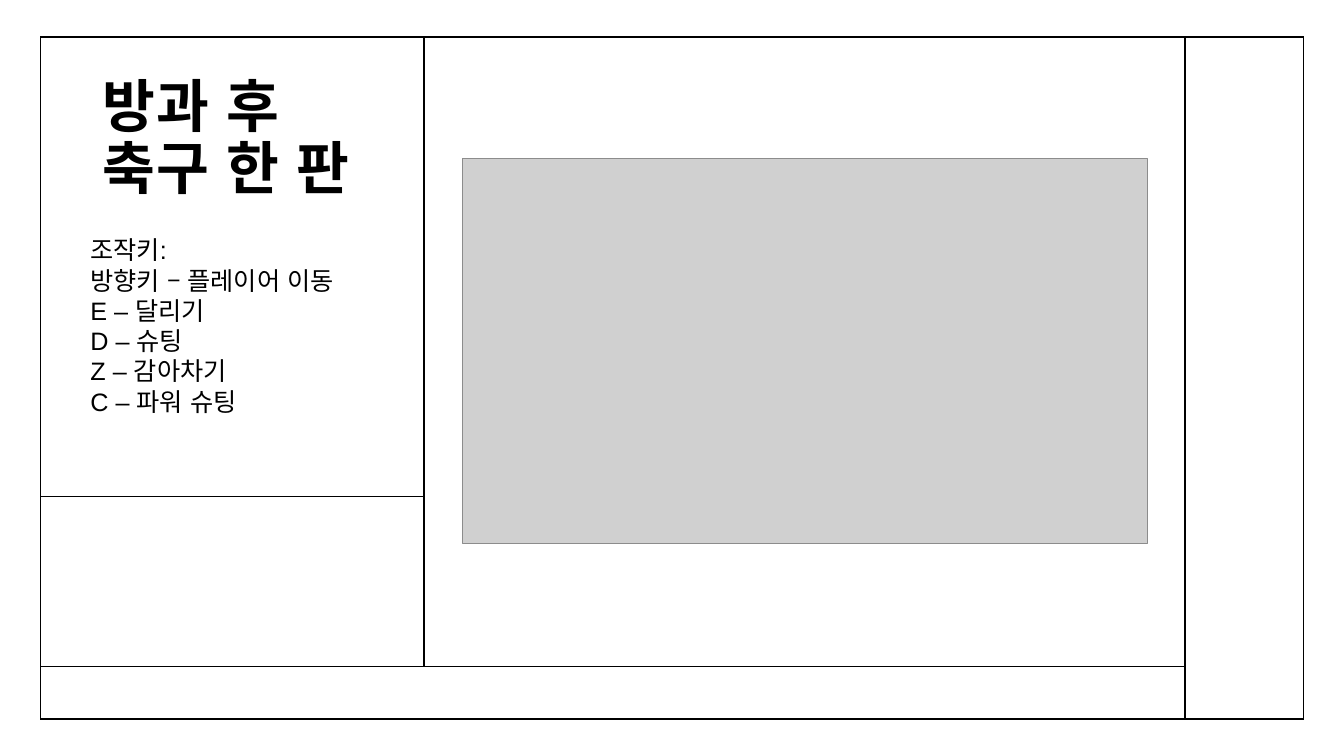
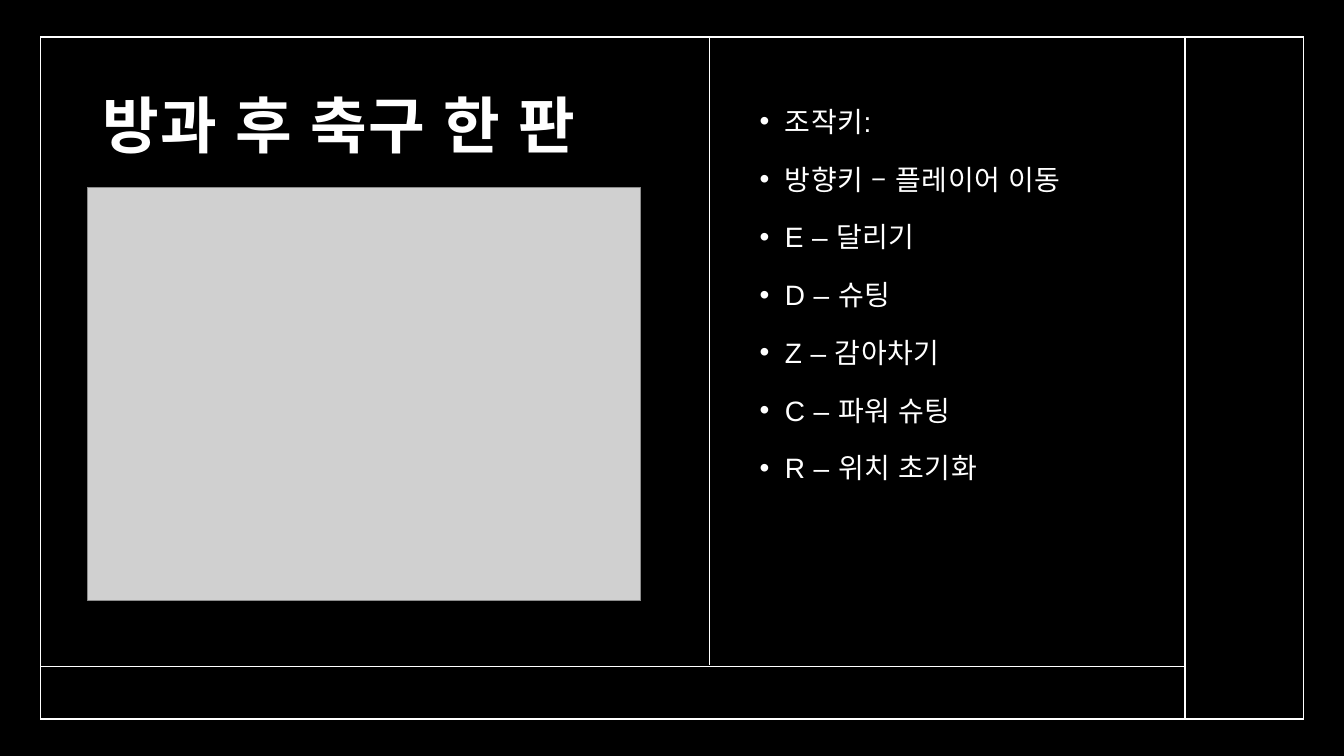
Before and after one commit to BDANINGA/OpenGL-Project, a slide deck: slide 4 of 방과 후 축구 한 판.pptx. Drawn at 1344x756 pixels with LibreOffice and Linux fonts; fonts in the diff are those of the drawing; grey boxes stand for pictures; background and template pictures are left out. Boxes give left, top, right and bottom in pixels: in the first picture for what was removed or moved away, otherwise in the second. Text is boxed around its words. In the diff, an @@ line names an element or a change of style, - is before the commit and + after.

Commit message:
골키퍼 약간 변경 - 플레이어가 공을 가지고 있을 때 너무 많이 벗어나지 않음 보고서, 발표자료

```diff
--- a/방과 후 축구 한 판.pptx
+++ b/방과 후 축구 한 판.pptx
@@ background #FFFFFF to picture (left out) @@
@@ rectangle added at box(0, 0, 1344, 756), fill #000000 @@
@@ rectangle at box(40, 37, 1304, 720): outline #000000 1 pt to #FFFFFF 1 pt @@
@@ line removed from (424, 666) to (424, 37) @@
@@ line added from (710, 37) to (710, 665), #FFFFFF 1 pt @@
@@ line (1185, 37) - (1185, 719): stroke #000000 1 pt to #FFFFFF 1 pt @@
@@ title "방과 후 축구 한 판": place and size @@
-title "방과 후 축구 한 판" at box(103, 79, 350, 194)
+title "방과 후 축구 한 판" at box(103, 96, 576, 154)
@@ title "방과 후 축구 한 판" at box(103, 96, 576, 154): size 41 to 44 pt, text colour #000000 to #FFFFFF @@
@@ text "조작키:": place and size @@
-text "조작키:" at box(90, 238, 333, 413)
+text "조작키:" at box(785, 108, 1061, 481)
@@ text at box(785, 108, 1061, 424): size 18 to 20 pt, text colour #000000 to #FFFFFF, letter spacing 0 to 0.3 pt in "조작키:", "방향키 – 플레이어 이동", "E – 달리기", "D – 슈팅" and 2 more places; bullet none to •; line spacing 1 to 1.3; more space between paragraphs @@
@@ picture removed at box(463, 159, 1147, 544) @@
@@ picture added at box(88, 188, 641, 601) @@
@@ text at box(785, 454, 977, 481): paragraph added @@
+• R – 위치 초기화
@@ line removed from (40, 496) to (424, 496) @@
@@ line (41, 666) - (1185, 666): stroke #000000 1 pt to #FFFFFF 1 pt @@
```
Also in this commit, not shown: 2 other slides changed, 2 other files.
